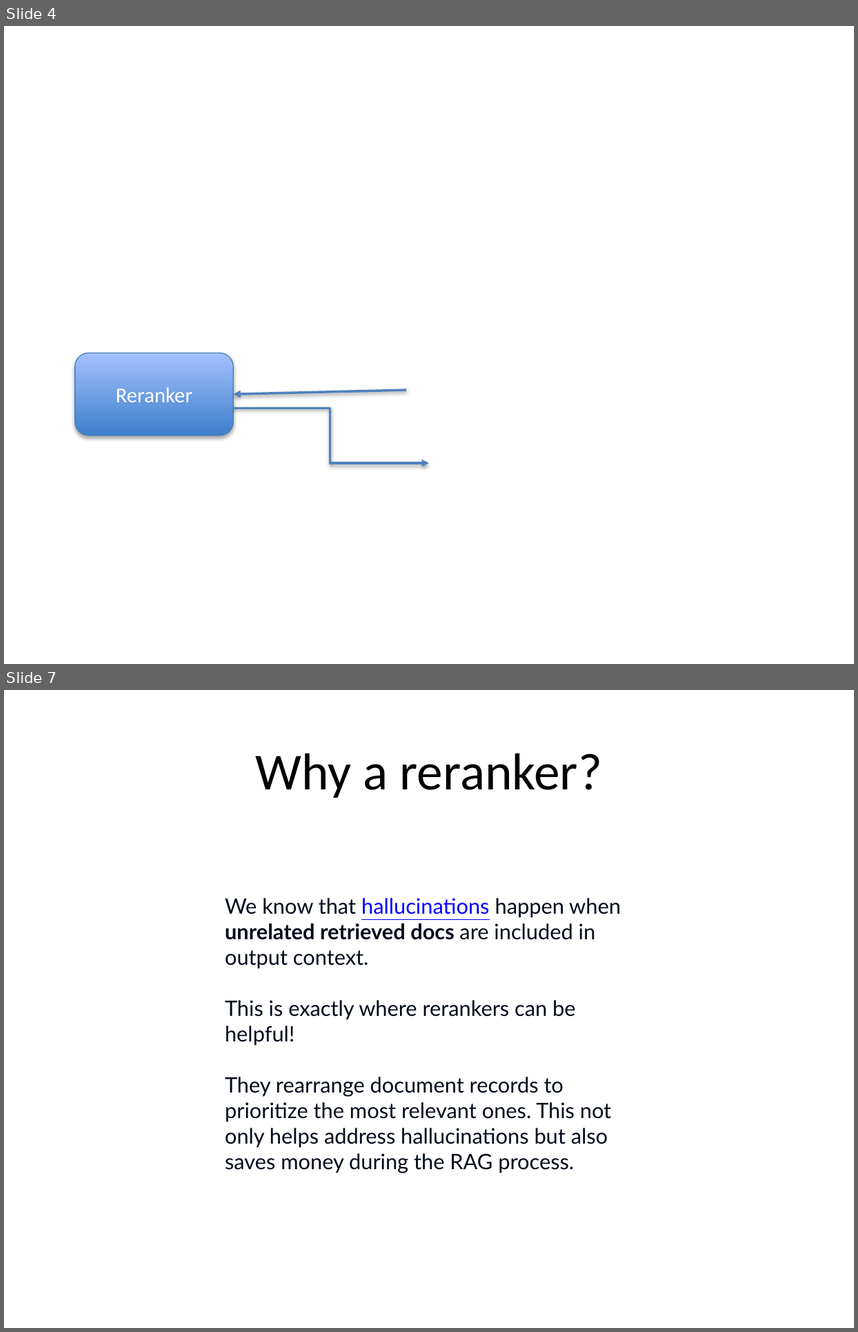
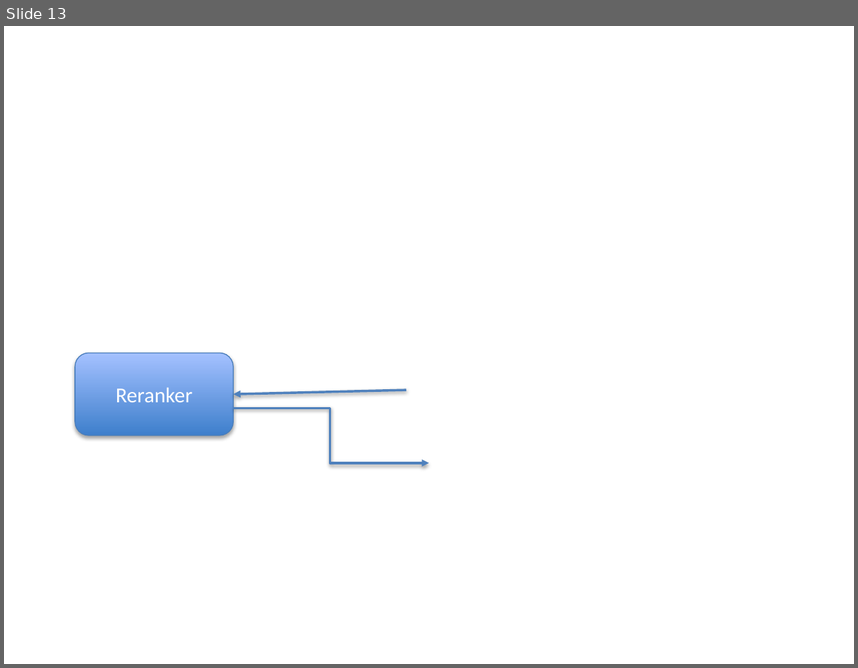
Before and after one commit to tniccum21/LLM_Class, a slide deck: Week06/Week06.pptx. Shown one above the other, each under a label of ours: slides 4 and 7 before the commit, slide 13 after it; the slides between them are not shown. The pictures are 858x1332 and 858x668 pixels, drawn with LibreOffice and Linux fonts; fonts in the diff are those of the drawing; background and template pictures are left out. Boxes give left, top, right and bottom in pixels: in the first picture for what was removed or moved away, otherwise in the second. Text is boxed around its words. In the diff, an @@ line names an element or a change of style, - is before the commit and + after.

```diff
--- a/Week06/Week06.pptx
+++ b/Week06/Week06.pptx
@@ slide 7 removed at bbox=[4, 690, 854, 1328], background #FFFFFF @@
@@ title removed at bbox=[255, 753, 602, 798] @@
-Why a reranker?
@@ text removed at bbox=[225, 898, 621, 1173] @@
-We know that hallucinations happen when unrelated retrieved docs are included in output context.
-This is exactly where rerankers can be helpful!
-They rearrange document records to prioritize the most relevant ones. This not only helps address hallucinations but also saves money during the RAG process.
@@ what was slide 4 is now slide 13 @@
```
Also in this commit, not shown: 9 slides added, 4 other slides removed, 14 other files.
